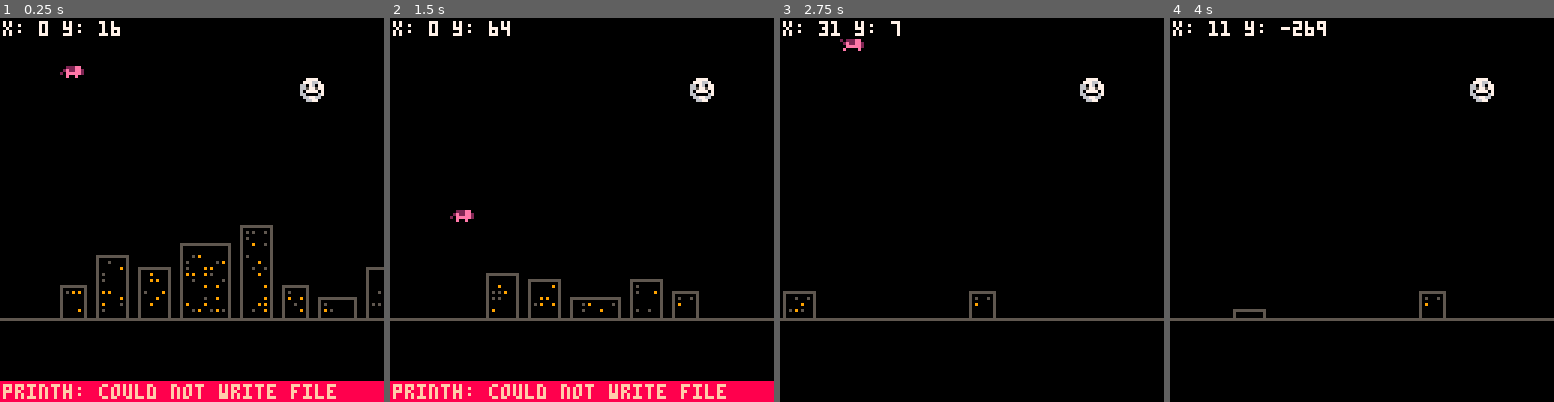
Above: before the commit, frames 1-4 (left to right).
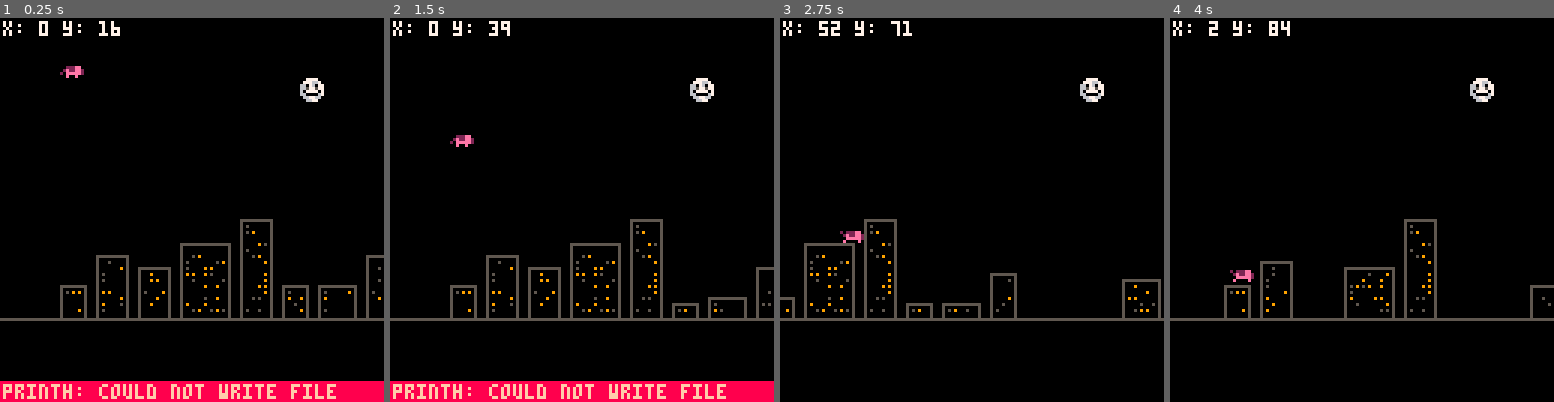
Above: after the commit, the same moments.

Repository: mbrc12/oinkjam
Game: PICO-8 cartridge oink.p8
Two runs of this game, one before a commit and one after it. Both use one fixed random seed, a clock stepped at 60 frames per second and the inputs below.
Inputs:
- Up to frame 1 (0.25 s): no input
- Up to frame 2 (1.5 s): tap X (X key) at 0.33, 1.07 s; tap O (Z key) at 0.7 s
- Up to frame 3 (2.75 s): hold Right 1.6-2.1 s; tap O (Z key) at 1.7, 2.1, 2.5 s; tap X (X key) at 1.85 s; hold Up 2.15-2.42 s; hold Right from 2.47 s (still down)
- Up to frame 4 (4 s): tap O (Z key) at 2.9, 3.3, 3.7 s; tap X (X key) at 2.97 s; release Right at 3.03 s; hold Left 3.08-3.58 s; hold Down 3.63-3.97 s

The runs differ from the first frame. In frame 1, 0.6% of the frame differs, in the area x 62-100%, y 52-77%; in frame 2, 2.4%; in frame 3, 2.7%, in the area x 0-100%, y 0-79%; in frame 4, 2.5%.

Commit message:
reorganize

Diff:
--- /dev/null
+++ b/buildings.lua
@@ -0,0 +1,75 @@
+next_building_x = 0
+
+--- Buildings are top to bottom
+---@class Building
+---@field x number floor x
+---@field w number
+---@field h number
+---@field decay number
+---@field seed number
+---@type Building[]
+buildings = {}
+
+function update_buildings()
+    local function new_building(lh)
+        local w = rand_geom(1 / 3) * 2 + 6
+        local h = rand_geom(1 / 8) * 2 + 6
+        h = min(lh + 10, h)
+        return {
+            x = next_building_x,
+            w = w,
+            h = h,
+            decay = rnd() * building_decay_multiplier,
+            seed = getseed(),
+        }
+    end
+
+    local todelete = {}
+
+    for _, b in ipairs(buildings) do
+        b.decay = b.decay or 0
+        if rnd() < b.decay then
+            b.h -= 2
+        end
+        if b.h <= 0 or b.x + b.w < player.x - 200 then
+            add(todelete, b)
+        end
+    end
+
+    for _, b in ipairs(todelete) do
+        camera_remove_entity(b, 1)
+        del(buildings, b)
+    end
+
+    while next_building_x < player.x + 200 do
+        local h = #buildings > 0 and buildings[#buildings].h or 0
+        local b = new_building(h)
+        camera_register_entity(b, 1)
+        add(buildings, b)
+
+        next_building_x = b.x + b.w + 4
+    end
+end
+
+---@param b Building
+function draw_building(b)
+    rect(b.x, floor_y - b.h - 1, b.x + b.w, floor_y, 5)
+    setseed(b.seed)
+    local window_chance = 0.3
+    for x = b.x + 2, b.x + b.w - 2, 2 do
+        for y = floor_y - b.h + 1, floor_y - 3, 2 do
+            if rnd() < window_chance then
+                local color = rnd() < 0.5 and 9 or 5
+                pset(x, y, color)
+            end
+        end
+    end
+    -- print(round(b.decay*100), b.x, floor_y - b.h - 10, 7)
+    unseed()
+end
+
+function draw_buildings()
+    for _, b in ipairs(buildings) do
+        draw_building(b)
+    end
+end
--- /dev/null
+++ b/camera.lua
@@ -0,0 +1,60 @@
+-- local camera_speed = 0.05
+local camera_reset_threshold = 1000
+local camera_default_x = 0
+
+local cameras = {}
+local function ensure_camera(n)
+    n = n or 1
+    if not cameras[n] then
+        cameras[n] = { x = camera_default_x, entities = {} }
+    end
+end
+
+ensure_camera(1)
+
+--- must have x position
+---@param entity table
+---@param n? number camera layer
+function camera_register_entity(entity, n)
+    n = n or 1
+    ensure_camera(n)
+    cameras[n].entities[entity] = true
+end
+
+---@param entity table
+---@param n? number camera layer
+function camera_remove_entity(entity, n)
+    n = n or 1
+    ensure_camera(n)
+    cameras[n].entities[entity] = nil
+end
+
+---@param x number
+---@param n? number camera layer
+function camera_move(x, n)
+    n = n or 1
+    ensure_camera(n)
+    local cam = cameras[n]
+    -- cam.x = cam.x + (x - cam.x) * camera_speed
+    cam.x = round(x)
+    if cam.x > camera_reset_threshold then
+        cam.x -= camera_reset_threshold
+        for entity, _ in pairs(cam.entities) do
+            entity.x -= camera_reset_threshold
+        end
+        next_building_x -= camera_reset_threshold
+    end
+end
+
+---@param n? number camera layer
+function camera_enable(n)
+    n = n or 1
+    ensure_camera(n)
+    camera(cameras[n].x, 0)
+end
+
+function get_camera(n)
+    n = n or 1
+    ensure_camera(n)
+    return cameras[n].x
+end
--- a/core.lua
+++ b/core.lua
@@ -2,7 +2,7 @@
 delta_t = 1 / 30
 player_speed = 100
 gravity = 400
-building_decay_rate = 0.1
+building_decay_multiplier = 0.08
 
 floor_y = 100
 
@@ -24,16 +24,6 @@
     h = 4,
     colors = { 2, 14 },
 }
-
---- Buildings are top to bottom
----@class Building
----@field x number floor x
----@field w number
----@field h number
----@field decay number
----@field seed number
----@type Building[]
-local buildings = {}
 
 function _init()
     camera_register_entity(player, 1)
@@ -126,131 +116,5 @@
 end
 
 -------------------------
-local next_building_x = 0
-
-function update_buildings()
-    local function new_building(lh)
-        local w = rand_geom(1 / 3) * 2 + 6
-        local h = rand_geom(1 / 8) * 2 + 6
-        h = min(lh + 10, h)
-        return {
-            x = next_building_x,
-            w = w,
-            h = h,
-            decay = rnd() * 0.4,
-            seed = getseed(),
-        }
-    end
-
-    local todelete = {}
-
-    for _, b in ipairs(buildings) do
-        b.decay = b.decay or 0
-        if rnd() < b.decay then
-            b.h -= 2
-        end
-        if b.h <= 0 or b.x + b.w < player.x - 200 then
-            add(todelete, b)
-        end
-    end
-
-    for _, b in ipairs(todelete) do
-        camera_remove_entity(b, 1)
-        del(buildings, b)
-    end
-
-    while next_building_x < player.x + 200 do
-        local h = #buildings > 0 and buildings[#buildings].h or 0
-        local b = new_building(h)
-        camera_register_entity(b, 1)
-        add(buildings, b)
-
-        next_building_x = b.x + b.w + 4
-    end
-end
-
----@param b Building
-function draw_building(b)
-    rect(b.x, floor_y - b.h - 1, b.x + b.w, floor_y, 5)
-    setseed(b.seed)
-    local window_chance = 0.3
-    for x = b.x + 2, b.x + b.w - 2, 2 do
-        for y = floor_y - b.h + 1, floor_y - 3, 2 do
-            if rnd() < window_chance then
-                local color = rnd() < 0.5 and 9 or 5
-                pset(x, y, color)
-            end
-        end
-    end
-    -- print(round(b.decay*100), b.x, floor_y - b.h - 10, 7)
-    unseed()
-end
-
-function draw_buildings()
-    for _, b in ipairs(buildings) do
-        draw_building(b)
-    end
-end
 
 -------------------------
-
--- local camera_speed = 0.05
-local camera_reset_threshold = 1000
-local camera_default_x = 0
-
-local cameras = {}
-local function ensure_camera(n)
-    n = n or 1
-    if not cameras[n] then
-        cameras[n] = { x = camera_default_x, entities = {} }
-    end
-end
-
-ensure_camera(1)
-
---- must have x position
----@param entity table
----@param n? number camera layer
-function camera_register_entity(entity, n)
-    n = n or 1
-    ensure_camera(n)
-    cameras[n].entities[entity] = true
-end
-
----@param entity table
----@param n? number camera layer
-function camera_remove_entity(entity, n)
-    n = n or 1
-    ensure_camera(n)
-    cameras[n].entities[entity] = nil
-end
-
----@param x number
----@param n? number camera layer
-function camera_move(x, n)
-    n = n or 1
-    ensure_camera(n)
-    local cam = cameras[n]
-    -- cam.x = cam.x + (x - cam.x) * camera_speed
-    cam.x = round(x)
-    if cam.x > camera_reset_threshold then
-        cam.x -= camera_reset_threshold
-        for entity, _ in pairs(cam.entities) do
-            entity.x -= camera_reset_threshold
-        end
-        next_building_x -= camera_reset_threshold
-    end
-end
-
----@param n? number camera layer
-function camera_enable(n)
-    n = n or 1
-    ensure_camera(n)
-    camera(cameras[n].x, 0)
-end
-
-function get_camera(n)
-    n = n or 1
-    ensure_camera(n)
-    return cameras[n].x
-end
--- a/input.lua
+++ b/input.lua
@@ -4,7 +4,7 @@
     right = "right",
     up = "up",
     down = "down",
-    interact = "o",
+    interact = "x",
 }
 
 ---@param x "left"|"right"|"up"|"down"|"o"|"z"|"x"
--- a/oink.p8
+++ b/oink.p8
@@ -6,6 +6,9 @@
 #include draw.lua
 #include input.lua
 #include core.lua
+#include camera.lua
+#include buildings.lua
+
 __gfx__
 0000000000222ee020222ee000222ee000000000000000000000000000000000000000000000000000000006d000000000000000000000000000000000000000
 0000000002e22ee202e22ee222e22ee200000000000000000000000000000000000000000000000000000006d000000000000000000000000000000000000000
